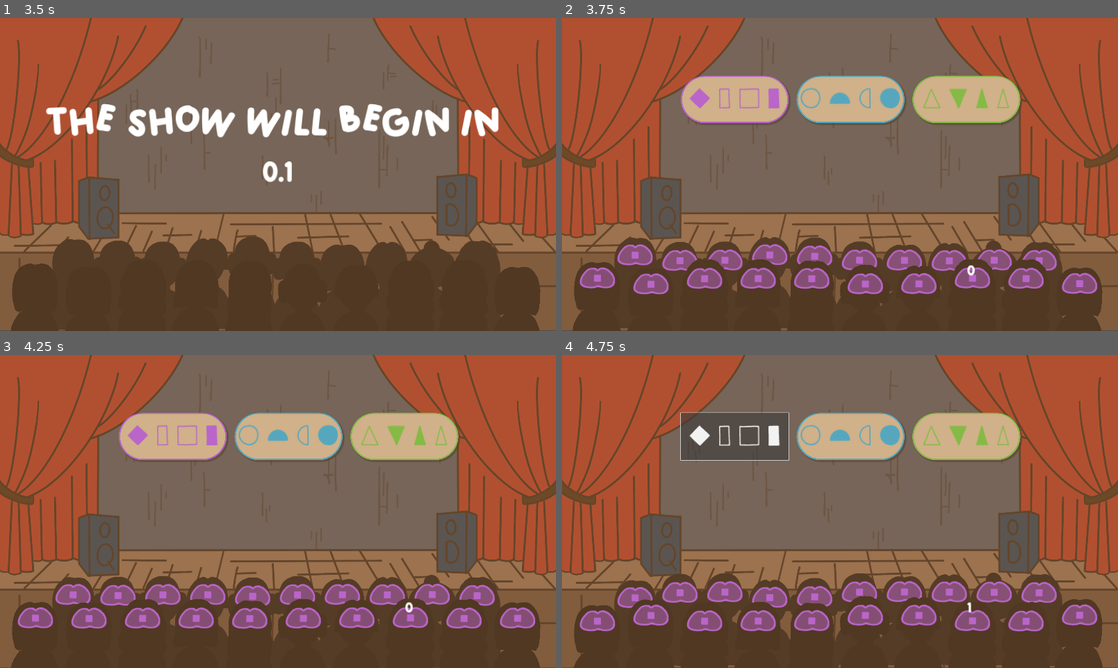
Above: before the commit, frames 1-4 (two rows, left to right).
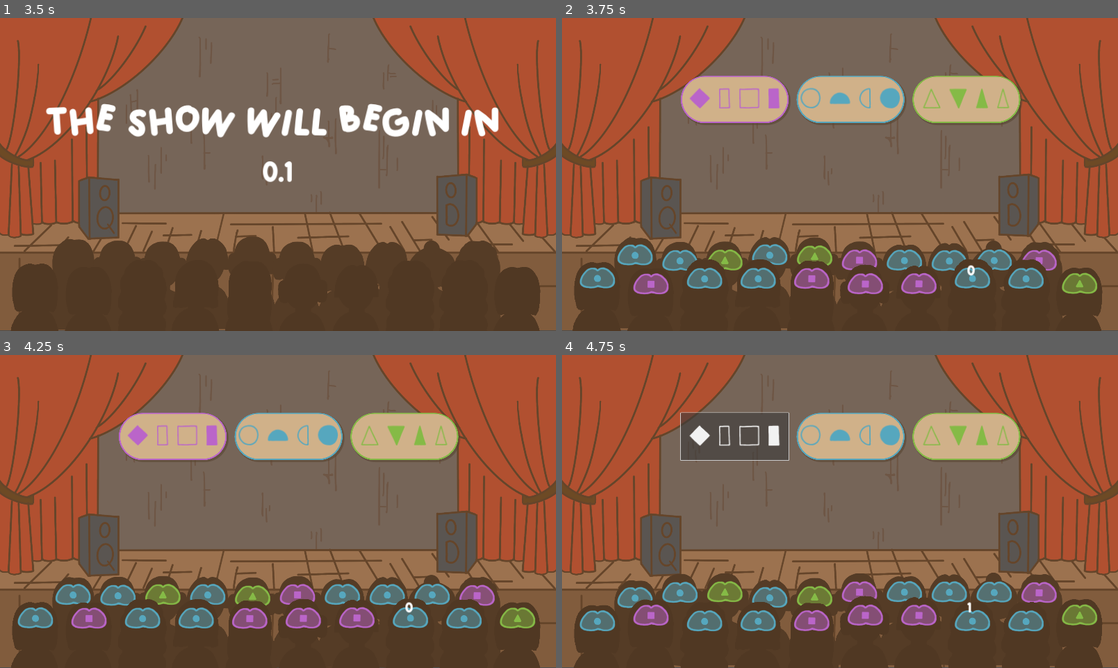
Above: after the commit, the same moments.

Repository: IridescenceFR/GlobalGameJam2024
Game: Godot game, scene res://Scenes/Main.tscn
The game is run twice, just before and just after one commit, with the same random seed, the same clock (stepped at 60 frames per second) and the same inputs.
Inputs:
- Up to frame 1 (3.5 s): click "START" at 0.5 s; hold A (q_key_show) 1.28-2.03 s; tap S (s_key_suppress) at 2.1 s; hold A (q_key_show) from 2.78 s (still down)
- Up to frame 2 (3.75 s): release A (q_key_show) at 3.53 s; tap S (s_key_suppress) at 3.6 s
- Up to frame 3 (4.25 s): no input
- Up to frame 4 (4.75 s): click "Y e a E" at 4.25 s

Frame 1 is identical in both runs. In frame 2, 4.6% of the frame differs, in the area x 3-97%, y 72-89%; in frame 3, 4.8%; in frame 4, 4.8%.

Commit message:
répartition des auras

Diff:
--- a/scripts/Main.gd
+++ b/scripts/Main.gd
@@ -46,9 +46,29 @@
 	round_number += 1
 
 func give_spectators_color():
-	for spect in spectators_array:
-		spect.index_newAura = 0
-		spect.show_aura()
+	var random = RandomNumberGenerator.new()
+	random.randomize()
+
+	# RÉPARTITION DES COULEURS
+	var spect_count_color_0 = random.randi_range(1, 4)
+	var spect_count_color_1 = random.randi_range(5, 7)
+	var spect_count_color_2 = 20 - (spect_count_color_0 + spect_count_color_1)
+	var count_array = [spect_count_color_0, spect_count_color_1, spect_count_color_2]
+
+	# RANDOM QUEL COULEUR QUEL %
+	randomize()
+	count_array.shuffle()
+	var color_array = []
+	for i in range(3):
+		var tmp_array = []
+		tmp_array.resize(count_array[i])
+		tmp_array.fill(i)
+		color_array += tmp_array
+
+	color_array.shuffle()
+	for i in range(spectators_array.size()):
+		spectators_array[i].index_newAura = color_array[i]
+		spectators_array[i].show_aura()
 
 func remove_spectators_color():
 	for spect in spectators_array:
Not shown: 1 places in Scenes/Main.tscn that only renumber resources
